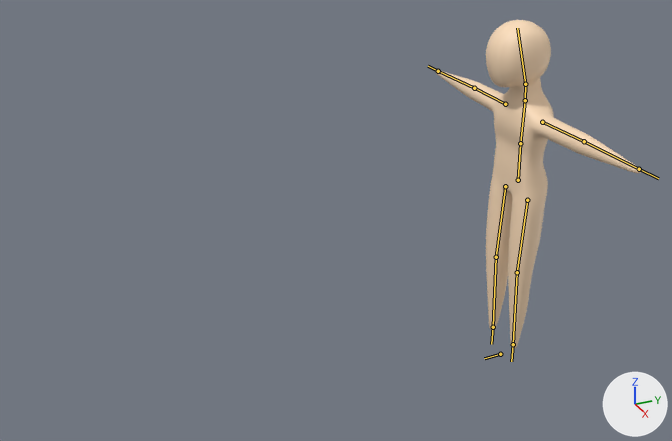
A saved change to the Blender file Project Blender Files/TheMountain/NewPlayerCharacter.blend.
The view is the same before and after, from a 50 mm camera at (35.3, -25.1, 26.3) aimed at (0.3, -9.3, 8.7). The lights are fixed; the arrows at lower right show +X, +Y and +Z. The bones that bend it are drawn over the model as lines.

In view in the first picture: 'MainBody'.
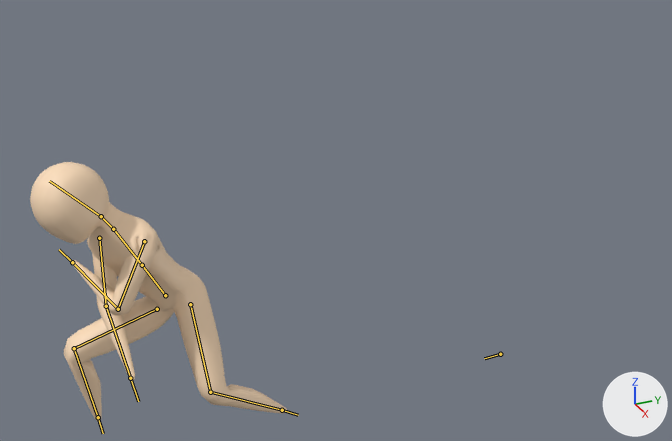
The newer file adds an action. The first version stands in its rest pose; the second is drawn at frame 21 of the action 'SwordSwingDown'.

What changed in the scene script:
```text
Change bone_foot_ik_l:
    where bone_foot_ik_l = bpy.data.objects['Armature'].pose.bones['Foot_IK.L']  # child of 'Control'
    bone_foot_ik_l.location: (0.0, 0.0, 0.0) -> (0.2, -6.87, 0.0)
    bone_foot_ik_l.rotation_quaternion: (1.0, 0.0, 0.0, 0.0) -> (0.707, 0.0, 0.0, 0.707)  # degrees (0, 0, 0) -> degrees (0, 0, 90)
Change bone_foot_ik_r:
    where bone_foot_ik_r = bpy.data.objects['Armature'].pose.bones['Foot_IK.R']  # child of 'Control'
    bone_foot_ik_r.location: (0.0, 0.0, 0.0) -> (-0.35, -11.05, 0.0)
    bone_foot_ik_r.rotation_quaternion: (1.0, 0.0, 0.0, 0.0) -> (0.707, 0.0, 0.0, 0.707)  # degrees (0, 0, 0) -> degrees (0, 0, 90)
Change bone_stomach:
    where bone_stomach = bpy.data.objects['Armature'].pose.bones['Stomach']  # child of 'Control'
    bone_stomach.location: (0.0, 0.0, 0.0) -> (-0.26, -1.22, 9.36)
    bone_stomach.rotation_quaternion: (1.0, 0.0, 0.0, 0.0) -> (0.898, 0.212, 0.375, 0.089)  # degrees (0, 0, 0) -> degrees (35, 39, 24)
Change bone_chest:
    where bone_chest = bpy.data.objects['Armature'].pose.bones['Chest']  # child of 'Stomach'
    bone_chest.location: (0.0, 0.0, 0.0) -> (0.0, 0.0, 0.01)
    bone_chest.rotation_quaternion: (1.0, 0.0, 0.0, 0.0) -> (0.991, 0.034, -0.128, -0.004)  # degrees (0, 0, 0) -> degrees (4, -15, -1)
Change bone_arm_ik_l:
    where bone_arm_ik_l = bpy.data.objects['Armature'].pose.bones['Arm_IK.L']  # child of 'Control'
    bone_arm_ik_l.location: (0.0, 0.0, 0.0) -> (-5.28, -11.19, -2.34)
    bone_arm_ik_l.rotation_quaternion: (1.0, 0.0, 0.0, 0.0) -> (0.682, 0.186, -0.186, 0.682)  # degrees (0, 0, 0) -> degrees (0, -31, 90)
Change bone_kneepole_l:
    where bone_kneepole_l = bpy.data.objects['Armature'].pose.bones['KneePole.L']  # child of 'Control'
    bone_kneepole_l.location: (0.0, 0.0, 0.0) -> (-1.71, 9.05, 0.56)
    bone_kneepole_l.rotation_quaternion: (1.0, 0.0, 0.0, 0.0) -> (0.707, 0.0, 0.0, 0.707)  # degrees (0, 0, 0) -> degrees (0, 0, 90)
Change bone_elbowpole_l:
    where bone_elbowpole_l = bpy.data.objects['Armature'].pose.bones['ElbowPole.L']  # child of 'Control'
    bone_elbowpole_l.location: (0.0, 0.0, 0.0) -> (4.61, 7.82, -1.83)
    bone_elbowpole_l.rotation_quaternion: (1.0, 0.0, 0.0, 0.0) -> (0.707, -0.024, 0.024, 0.707)  # degrees (0, 0, 0) -> degrees (0, 4, 90)
Change bone_arm_ik_r:
    where bone_arm_ik_r = bpy.data.objects['Armature'].pose.bones['Arm_IK.R']  # child of 'Control'
    bone_arm_ik_r.location: (0.0, 0.0, 0.0) -> (5.53, -10.57, -4.19)
    bone_arm_ik_r.rotation_quaternion: (1.0, 0.0, 0.0, 0.0) -> (0.682, 0.186, -0.186, 0.682)  # degrees (0, 0, 0) -> degrees (0, -31, 90)
Change bone_kneepole_r:
    where bone_kneepole_r = bpy.data.objects['Armature'].pose.bones['KneePole.R']  # child of 'Control'
    bone_kneepole_r.location: (0.0, 0.0, 0.0) -> (0.11, 10.33, -0.89)
    bone_kneepole_r.rotation_quaternion: (1.0, 0.0, 0.0, 0.0) -> (0.707, 0.0, 0.0, 0.707)  # degrees (0, 0, 0) -> degrees (0, 0, 90)
Change bone_elbowpole_r:
    where bone_elbowpole_r = bpy.data.objects['Armature'].pose.bones['ElbowPole.R']  # child of 'Control'
    bone_elbowpole_r.location: (0.0, 0.0, 0.0) -> (-5.37, 6.59, -3.39)
    bone_elbowpole_r.rotation_quaternion: (1.0, 0.0, 0.0, 0.0) -> (0.694, -0.138, 0.138, 0.694)  # degrees (0, 0, 0) -> degrees (0, 22, 90)
```

Boxes (x1, y1, x2, y2) around the edits, measured in the pictures (672 x 441 px):
'MainBody', posed (25% wider, 21% shorter)
    before: (436, 20, 641, 349)
    after: (30, 162, 287, 421)
bone 'Stomach', root to tip
    before: (518, 180) to (520, 143)
    after: (165, 295) to (142, 265)
bone 'Chest', root to tip
    before: (520, 143) to (525, 100)
    after: (142, 265) to (113, 229)
